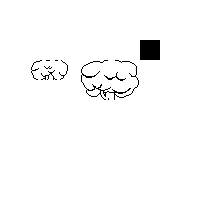
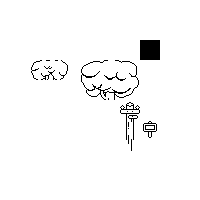
The second 200 × 200 image is a revision of the first. Changes to its layers:
painted on "Layer 29" over [120, 102, 157, 151]
